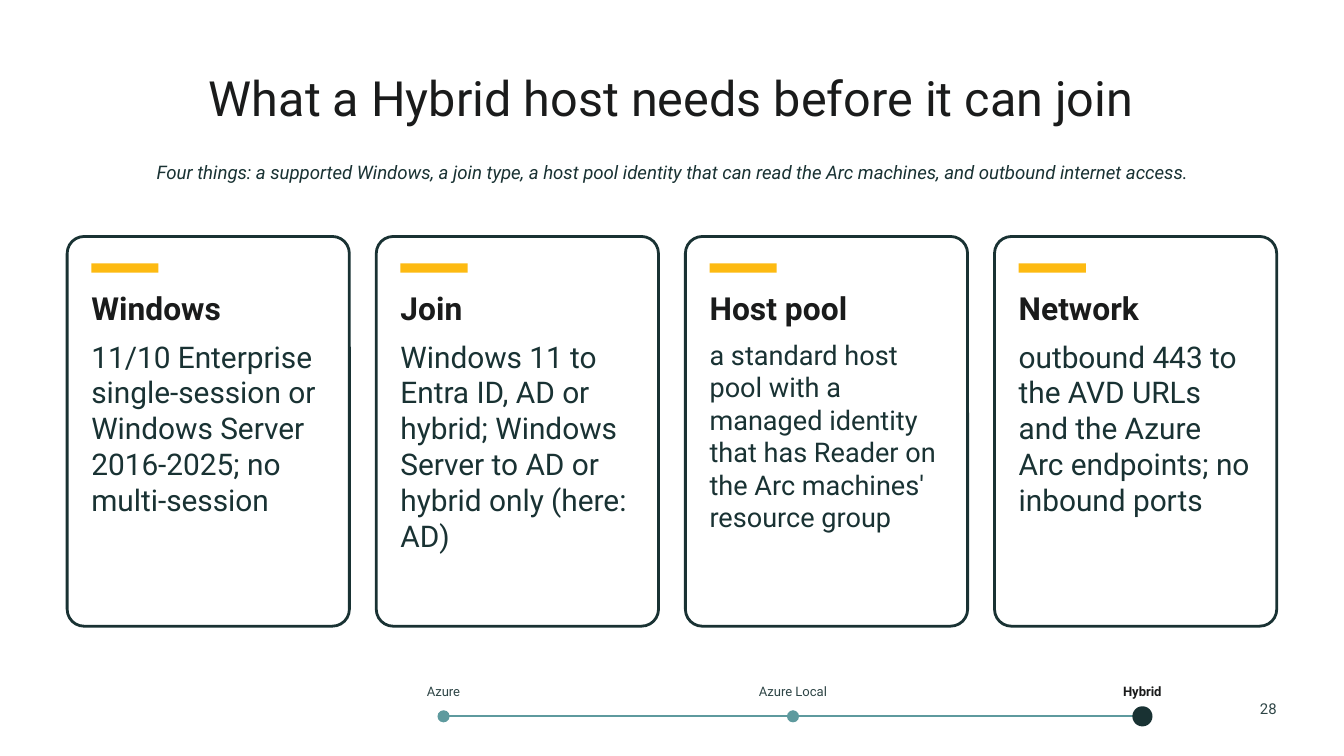
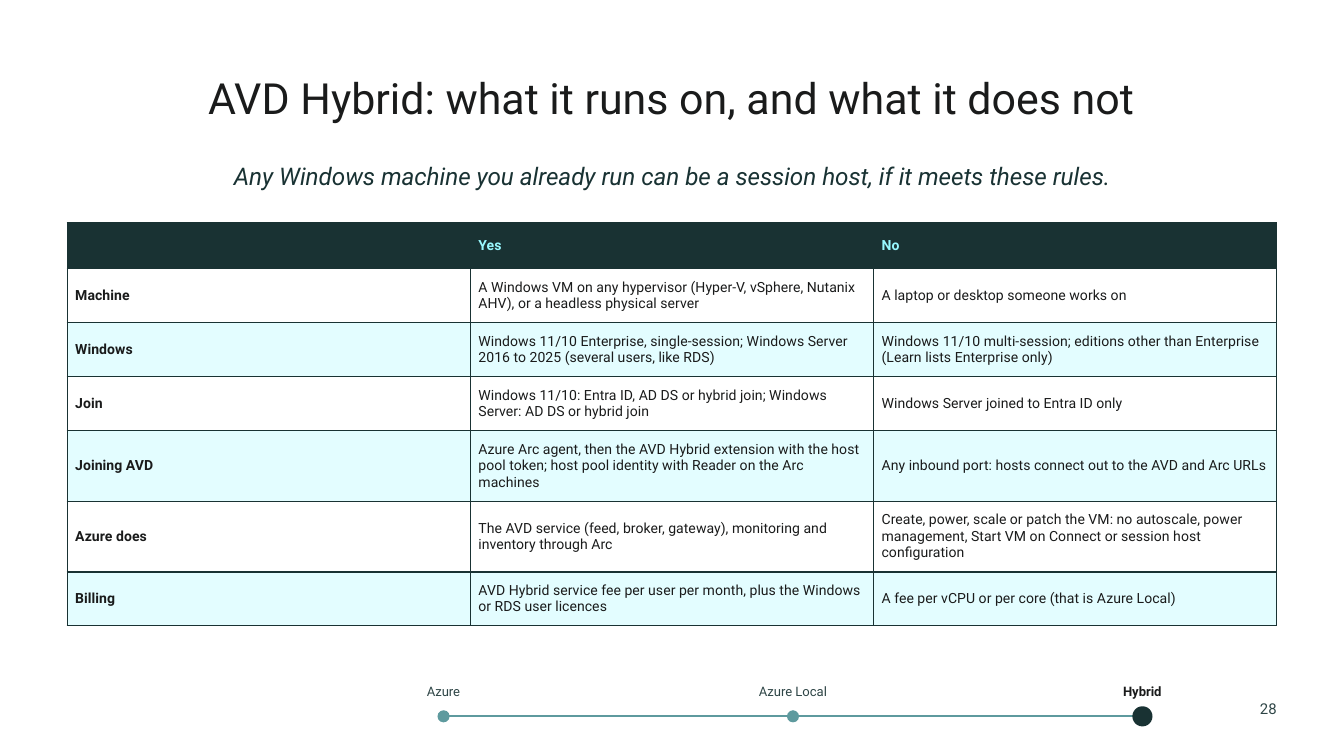
Before and after one commit to thisismydemo/nic2026_avd, a slide deck: slide 28 of presentation/AVD_Anywhere_NIC2026.pptx. Drawn at 1344x756 pixels with LibreOffice and Linux fonts; fonts in the diff are those of the drawing; background and template pictures are left out. Boxes give left, top, right and bottom in pixels: in the first picture for what was removed or moved away, otherwise in the second. Text is boxed around its words. In the diff, an @@ line names an element or a change of style, - is before the commit and + after.

```diff
--- a/presentation/AVD_Anywhere_NIC2026.pptx
+++ b/presentation/AVD_Anywhere_NIC2026.pptx
@@ title at (x1=208, y1=81, x2=1134, y2=123): text changed; size 26 to 23 pt @@
-What a Hybrid host needs before it can join
+AVD Hybrid: what it runs on, and what it does not
@@ text at (x1=234, y1=166, x2=1110, y2=191): text changed; size 10 to 13 pt @@
-Four things: a supported Windows, a join type, a host pool identity that can read the Arc machines, and outbound internet access.
+Any Windows machine you already run can be a session host, if it meets these rules.
@@ rounded rectangle removed at (x1=67, y1=237, x2=349, y2=626) @@
@@ table added at (x1=67, y1=223, x2=1277, y2=618), 7 rows, 3 columns @@
+ | Yes | No
+Machine | A Windows VM on any hypervisor (Hyper-V, vSphere, Nutanix AHV), or a headless physical server | A laptop or desktop someone works on
+Windows | Windows 11/10 Enterprise, single-session; Windows Server 2016 to 2025 (several users, like RDS) | Windows 11/10 multi-session; editions other than Enterprise (Learn lists Enterprise only)
+Join | Windows 11/10: Entra ID, AD DS or hybrid join; Windows Server: AD DS or hybrid join | Windows Server joined to Entra ID only
+Joining AVD | Azure Arc agent, then the AVD Hybrid extension with the host pool token; host pool identity with Reader on the Arc machines | Any inbound port: hosts connect out to the AVD and Arc URLs
+Azure does | The AVD service (feed, broker, gateway), monitoring and inventory through Arc | Create, power, scale or patch the VM: no autoscale, power management, Start VM on Connect or session host configuration
+Billing | AVD Hybrid service fee per user per month, plus the Windows or RDS user licences | A fee per vCPU or per core (that is Azure Local)
@@ rounded rectangle removed at (x1=376, y1=237, x2=659, y2=626) @@
@@ rounded rectangle removed at (x1=685, y1=237, x2=968, y2=626) @@
@@ rounded rectangle removed at (x1=995, y1=237, x2=1277, y2=626) @@
@@ rectangle removed at (x1=91, y1=263, x2=159, y2=273) @@
@@ rectangle removed at (x1=401, y1=263, x2=468, y2=273) @@
@@ rectangle removed at (x1=710, y1=263, x2=777, y2=273) @@
@@ rectangle removed at (x1=1019, y1=263, x2=1086, y2=273) @@
@@ text removed at (x1=91, y1=296, x2=315, y2=512) @@
-Windows
-11/10 Enterprise single-session or Windows Server 2016-2025; no multi-session
@@ text removed at (x1=400, y1=296, x2=626, y2=554) @@
-Join
-Windows 11 to Entra ID, AD or hybrid; Windows Server to AD or hybrid only (here: AD)
@@ text removed at (x1=710, y1=296, x2=935, y2=533) @@
-Host pool
-a standard host pool with a managed identity that has Reader on the Arc machines' resource group
@@ text removed at (x1=1019, y1=296, x2=1249, y2=517) @@
-Network
-outbound 443 to the AVD URLs and the Azure Arc endpoints; no inbound ports
```
Also in this commit, not shown: 20 other slides changed, 1 slide added.
